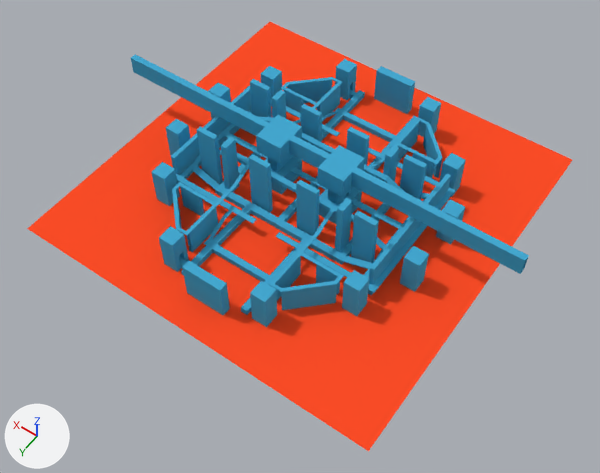
The Blender file assets/lvl/city3.blend: old version first, new version second.
Camera for both pictures: a camera (50 mm lens) standing at (-96.8, 140.5, 196.2) and looking at (-6.8, 14.4, -1.9). Lighting does not change. The marker at lower left points along +X, +Y and +Z.

The first picture shows 'city3'.
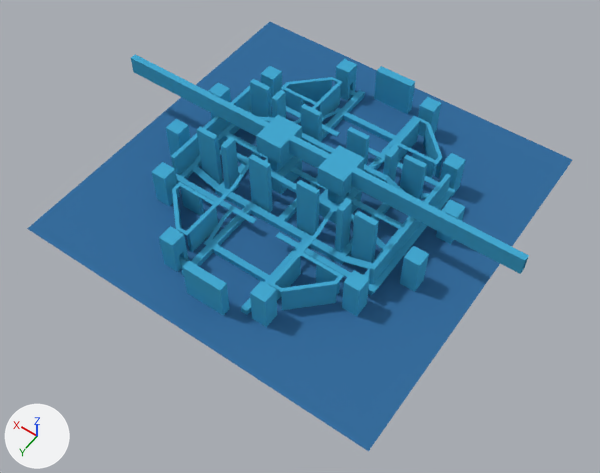
Changed parts and their boxes (x1, y1, x2, y2) in the pictures (600 x 473 px):
'city3', recoloured (red to blue): (27, 22, 572, 451) in both

Patch to the scene script:
```diff
--- a/assets/lvl/city3.blend.py
+++ b/assets/lvl/city3.blend.py
@@ mat_material_002 @@
 mat_material_002 = diffuse_material('Material.002')
-mat_material_002.base_color = (1.0, 0.0748, 0.0205)  # red #ff4d27
+mat_material_002.base_color = (0.0386, 0.156, 0.342)  # blue #376e9e
```
